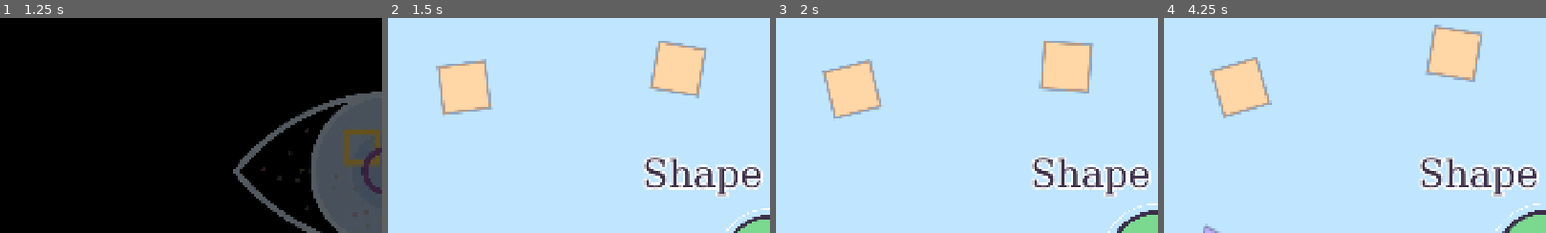
Above: before the commit, frames 1-4 (left to right).
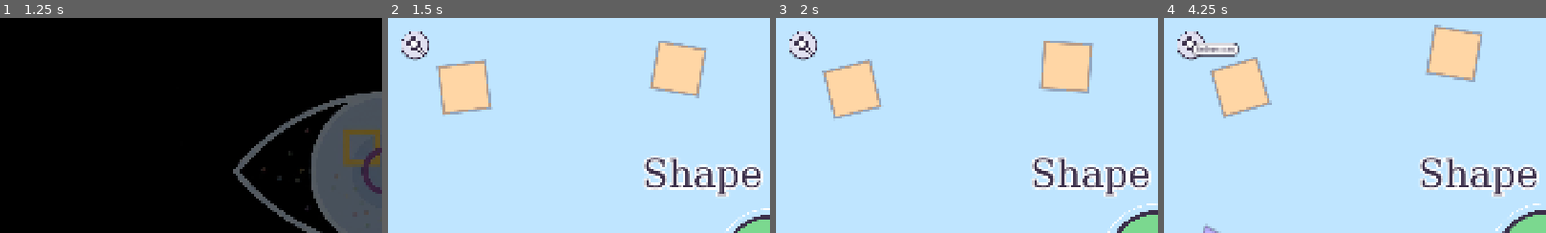
Above: after the commit, the same moments.

Repository: ooooonnnnn/Colorblind-Shape-Match
Game: Godot game, scene res://splash.tscn
Two runs of this game, one before a commit and one after it. Both use one fixed random seed, a clock stepped at 60 frames per second and the inputs below.
Inputs (mouse positions are % of the whole screen's width and height, from its top left):
- Up to frame 1 (1.25 s): tap Enter (ui_accept) at 0.5, 0.77 s; move the mouse to (72, 45) at 0.52 s; click (72, 45) at 0.67 s
- Up to frame 2 (1.5 s): drag from (30, 55) to (45, 70) at 1.27 s
- Up to frame 3 (2 s): no input
- Up to frame 4 (4.25 s): click (4, 6) at 2.02 s; click (50, 57) at 2.75 s; click (3, 5) at 3.5 s
The pictures show only the part of the screen within x 0-50%, y 0-50%; the shares and areas given below are measured in that part.

Frame 1 is identical in both runs. In frame 2, 0.8% of the frame differs, in the area x 3-11%, y 6-20%; in frame 3, 0.8%; in frame 4, 1.4%, in the area x 3-20%, y 6-20%.

Commit message:
references

Diff:
--- a/menu.tscn
+++ b/menu.tscn
@@ -63,6 +63,20 @@
 script = ExtResource("3_toy_button")
 color = Color(0.482353, 0.847059, 0.560784, 1)
 
+[node name="References" type="Button" parent="."]
+custom_minimum_size = Vector2(72, 72)
+layout_mode = 0
+offset_left = 32.0
+offset_top = 32.0
+offset_right = 104.0
+offset_bottom = 104.0
+focus_mode = 0
+tooltip_text = "References"
+script = ExtResource("3_toy_button")
+picture = "magnifier"
+color = Color(0.878431, 0.878431, 0.941176, 1)
+hold_seconds = 2.0
+
 [node name="Stats" type="Button" parent="." unique_id=1375951149]
 custom_minimum_size = Vector2(72, 72)
 layout_mode = 1
--- /dev/null
+++ b/references.tscn
@@ -0,0 +1,83 @@
+[gd_scene format=3]
+
+[ext_resource type="Theme" path="res://ui_theme.tres" id="0_theme"]
+[ext_resource type="Script" path="res://scripts/references_screen.gd" id="1_references"]
+[ext_resource type="Script" path="res://scripts/toy_button.gd" id="2_toy_button"]
+
+[node name="References" type="Control"]
+layout_mode = 3
+anchors_preset = 15
+anchor_right = 1.0
+anchor_bottom = 1.0
+grow_horizontal = 2
+grow_vertical = 2
+theme = ExtResource("0_theme")
+script = ExtResource("1_references")
+
+[node name="Background" type="ColorRect" parent="."]
+layout_mode = 1
+anchors_preset = 15
+anchor_right = 1.0
+anchor_bottom = 1.0
+grow_horizontal = 2
+grow_vertical = 2
+mouse_filter = 2
+color = Color(0.74902, 0.898039, 1, 1)
+
+[node name="Margin" type="MarginContainer" parent="."]
+layout_mode = 1
+anchors_preset = 15
+anchor_right = 1.0
+anchor_bottom = 1.0
+grow_horizontal = 2
+grow_vertical = 2
+theme_override_constants/margin_left = 24
+theme_override_constants/margin_top = 16
+theme_override_constants/margin_right = 24
+theme_override_constants/margin_bottom = 24
+
+[node name="Rows" type="VBoxContainer" parent="Margin"]
+layout_mode = 2
+theme_override_constants/separation = 16
+
+[node name="Header" type="HBoxContainer" parent="Margin/Rows"]
+custom_minimum_size = Vector2(0, 72)
+layout_mode = 2
+theme_override_constants/separation = 20
+
+[node name="Back" type="Button" parent="Margin/Rows/Header"]
+unique_name_in_owner = true
+custom_minimum_size = Vector2(72, 72)
+layout_mode = 2
+tooltip_text = "Back to the menu"
+script = ExtResource("2_toy_button")
+picture = "house"
+color = Color(1, 0.705882, 0.635294, 1)
+
+[node name="Titles" type="VBoxContainer" parent="Margin/Rows/Header"]
+layout_mode = 2
+size_flags_horizontal = 3
+alignment = 1
+
+[node name="Title" type="Label" parent="Margin/Rows/Header/Titles"]
+layout_mode = 2
+theme_override_colors/font_outline_color = Color(1, 1, 1, 1)
+theme_override_constants/outline_size = 14
+theme_override_font_sizes/font_size = 40
+text = "References"
+
+[node name="Summary" type="Label" parent="Margin/Rows/Header/Titles"]
+layout_mode = 2
+theme_override_colors/font_color = Color(0.231373, 0.184314, 0.290196, 0.7)
+text = "The research the game is based on. Tap a link to open it."
+
+[node name="Scroll" type="ScrollContainer" parent="Margin/Rows"]
+layout_mode = 2
+size_flags_vertical = 3
+horizontal_scroll_mode = 0
+
+[node name="Cards" type="VBoxContainer" parent="Margin/Rows/Scroll"]
+unique_name_in_owner = true
+layout_mode = 2
+size_flags_horizontal = 3
+theme_override_constants/separation = 16
--- a/scripts/icons.gd
+++ b/scripts/icons.gd
@@ -42,6 +42,14 @@
 			return [Transform2D(PI / 4, Vector2.ZERO) * _scaled(PLUS, h)]
 		"check":
 			return [_scaled([[-0.8, 0.0], [-0.5, -0.3], [-0.2, 0.0], [0.5, -0.7], [0.8, -0.4], [-0.2, 0.6]], h)]
+		"magnifier":
+			# A lens up and to the left, with a rim, and a handle down to the right.
+			var lens := Vector2(-0.18, -0.18) * h
+			var along := Vector2(1, 1).normalized()
+			var across := Vector2(-along.y, along.x) * h * 0.14
+			var handle := PackedVector2Array([lens + along * h * 0.5 + across, lens + along * h * 1.3 + across,
+					lens + along * h * 1.3 - across, lens + along * h * 0.5 - across])
+			return [handle, Transform2D(0, lens) * _circle(h * 0.62), Transform2D(0, lens) * _circle(h * 0.44)]
 		"gear":
 			var gear := PackedVector2Array()
 			for i in 32:
--- a/scripts/menu.gd
+++ b/scripts/menu.gd
@@ -1,9 +1,10 @@
 extends Control
-## Title screen: a big play button for the child, and a chart and a gear for
-## grown-ups that only open the stats and config scenes after being held down
-## (see ToyButton).
+## Title screen: a big play button for the child, and a magnifying glass, a
+## chart and a gear for grown-ups that only open the references, stats and
+## config scenes after being held down (see ToyButton).
 
 @onready var play: ToyButton = $Center/Play
+@onready var references: ToyButton = $References
 @onready var stats: ToyButton = $Stats
 @onready var config: ToyButton = $Config
 @onready var decor: Control = $Decor
@@ -11,6 +12,7 @@
 
 func _ready() -> void:
 	play.activated.connect(_open.bind("res://main.tscn"))
+	references.activated.connect(_open.bind("res://references.tscn"))
 	stats.activated.connect(_open.bind("res://stats.tscn"))
 	config.activated.connect(_open.bind("res://config.tscn"))
 	decor.matched.connect(_on_triangle_fitted)
--- /dev/null
+++ b/scripts/references.gd
@@ -0,0 +1,107 @@
+extends RefCounted
+## The research the game is based on, in Vancouver style (as used in medicine),
+## grouped by the research areas of the three source articles. Each entry is
+## {text, url}; the details were checked against PubMed, PubMed Central,
+## Crossref and the publishers' pages.
+
+const SECTIONS := [
+	{
+		"title": "Colorimetry, lighting and pediatric diagnosis with Ishihara plates",
+		"refs": [
+			{
+				"text": "Bailey JE, Neitz M, Tait DM, Neitz J. Evaluation of an updated HRR color vision test. Vis Neurosci. 2004;21(3):431-6. doi:10.1017/S0952523804213463",
+				"url": "https://www.cambridge.org/core/journals/visual-neuroscience/article/evaluation-of-an-updated-hrr-color-vision-test/F77726123785587992B2BB3CC9659F1A",
+			},
+			{
+				"text": "Richardson P, Saunders K, McClelland J. Colour vision testing made easy: how low can you go? Optom Pract. 2008;9(1).",
+				"url": "https://www.researchgate.net/publication/277729386_Colour_Vision_Testing_Made_Easy_How_Low_Can_You_Go",
+			},
+			{
+				"text": "Somers LP, Bosten JM. Screening for mild anomalous trichromacy using the Ishihara plates test. J Opt Soc Am A Opt Image Sci Vis. 2023;40(3):A208-19. doi:10.1364/JOSAA.476536",
+				"url": "https://www.researchgate.net/publication/367355741_Screening_for_mild_anomalous_trichromacy_using_the_Ishihara_plates_test",
+			},
+			{
+				"text": "Plutino A, Armellin L, Mazzoni A, Marcucci R, Rizzi A. Aging variations in Ishihara test plates. Color Res Appl. 2023;48(6):721-34. doi:10.1002/col.22877",
+				"url": "https://air.unimi.it/retrieve/handle/2434/983169/2444355/Color%20Research%20Application%20-%202023%20-%20Plutino%20-%20Aging%20variations%20in%20Ishihara%20test%20plates.pdf",
+			},
+			{
+				"text": "Samu K, Szakály-Molnár A. Efficient halogen lamp daylight simulator for color vision examination. Meas Sci Rev. 2011;11(5):139-43. doi:10.2478/v10048-011-0025-y",
+				"url": "https://www.researchgate.net/publication/258537748_Efficient_Halogen_Lamp_Daylight_Simulator_for_Color_Vision_Examination",
+			},
+			{
+				"text": "Fyfe C, Yu S, Zhang J, Reid M. RGB color correction and gamut limitations in smartphone-based kinetic analysis of chemical reactions. Anal Bioanal Chem. 2025;417(25):5753-70. doi:10.1007/s00216-025-06021-9",
+				"url": "https://pmc.ncbi.nlm.nih.gov/articles/PMC12528221/",
+			},
+			{
+				"text": "National Research Council (US) Committee on Vision. Procedures for testing color vision: report of Working Group 41. Washington (DC): National Academies Press (US); 1981. Theory of test construction.",
+				"url": "https://www.ncbi.nlm.nih.gov/books/NBK217816/",
+			},
+		],
+	},
+	{
+		"title": "User interfaces, ergonomics and game mechanics for young children",
+		"refs": [
+			{
+				"text": "Chen K. An interactive design framework for children's apps for enhancing emotional experience. Interact Comput. 2022;34(3):85-98. doi:10.1093/iwc/iwac042",
+				"url": "https://academic.oup.com/iwc/article/34/3/85/6964644",
+			},
+			{
+				"text": "McKnight L, Fitton D. Touch-screen technology for children: giving the right instructions and getting the right responses. In: Proceedings of the 9th International Conference on Interaction Design and Children (IDC '10). New York: ACM; 2010. p. 238-41. doi:10.1145/1810543.1810580",
+				"url": "https://www.researchgate.net/publication/221238365_Touch-screen_technology_for_children_Giving_the_right_instructions_and_getting_the_right_responses",
+			},
+			{
+				"text": "Nunes C, Darin T. Echoes of player experience: a literature review on audio assessment and player experience in games. Proc ACM Hum Comput Interact. 2024;8(CHI PLAY):1-27. doi:10.1145/3677069",
+				"url": "https://www.researchgate.net/publication/384951777_Echoes_of_Player_Experience_A_Literature_Review_on_Audio_Assessment_and_Player_Experience_in_Games",
+			},
+			{
+				"text": "Wagle S, Ghosh A, Karthic P, Ghosh A, Pervaiz T, Kapoor R, et al. Development and testing of a game-based digital intervention for working memory training in autism spectrum disorder. Sci Rep. 2021;11(1):13800. doi:10.1038/s41598-021-93258-w",
+				"url": "https://pmc.ncbi.nlm.nih.gov/articles/PMC8257736/",
+			},
+			{
+				"text": "Dulai KS, von Dornum M, Mollon JD, Hunt DM. The evolution of trichromatic color vision by opsin gene duplication in New World and Old World primates. Genome Res. 1999;9(7):629-38.",
+				"url": "https://genome.cshlp.org/content/9/7/629",
+			},
+		],
+	},
+	{
+		"title": "Epidemiology, molecular genetics and advanced treatments",
+		"refs": [
+			{
+				"text": "Mancuso K, Hauswirth WW, Li Q, Connor TB, Kuchenbecker JA, Mauck MC, et al. Gene therapy for red-green colour blindness in adult primates. Nature. 2009;461(7265):784-7. doi:10.1038/nature08401",
+				"url": "https://pmc.ncbi.nlm.nih.gov/articles/PMC2782927/",
+			},
+			{
+				"text": "Jordan G, Deeb SS, Bosten JM, Mollon JD. The dimensionality of color vision in carriers of anomalous trichromacy. J Vis. 2010;10(8):12. doi:10.1167/10.8.12",
+				"url": "https://pubmed.ncbi.nlm.nih.gov/20884587/",
+			},
+			{
+				"text": "Neitz M, Neitz J. Intermixing the OPN1LW and OPN1MW genes disrupts the exonic splicing code causing an array of vision disorders. Genes (Basel). 2021;12(8):1180. doi:10.3390/genes12081180",
+				"url": "https://www.mdpi.com/2073-4425/12/8/1180",
+			},
+			{
+				"text": "Wissinger B, Baumann B, Buena-Atienza E, Ravesh Z, Cideciyan AV, Stingl K, et al. The landscape of submicroscopic structural variants at the OPN1LW/OPN1MW gene cluster on Xq28 underlying blue cone monochromacy. Proc Natl Acad Sci U S A. 2022;119(27):e2115538119. doi:10.1073/pnas.2115538119",
+				"url": "https://pmc.ncbi.nlm.nih.gov/articles/PMC9271157/",
+			},
+			{
+				"text": "Fareed M, Anwar MA, Afzal M. Prevalence and gene frequency of color vision impairments among children of six populations from North Indian region. Genes Dis. 2015;2(2):211-8. doi:10.1016/j.gendis.2015.02.006",
+				"url": "https://pmc.ncbi.nlm.nih.gov/articles/PMC6150100/",
+			},
+			{
+				"text": "Mashige KP, van Staden DB. Prevalence of congenital colour vision deficiency among Black school children in Durban, South Africa. BMC Res Notes. 2019;12(1):324. doi:10.1186/s13104-019-4374-1",
+				"url": "https://pmc.ncbi.nlm.nih.gov/articles/PMC6558866/",
+			},
+			{
+				"text": "Griber YA, Paramei GV. Colour discrimination in post-COVID-19 observers assessed by the Farnsworth-Munsell 100-Hue test. Russian Psychological Journal. 2024;21(1):6-32. doi:10.21702/rpj.2024.1.1",
+				"url": "https://cyberleninka.ru/article/n/colour-discrimination-in-post-covid-19-observers-assessed-by-the-farnsworth-munsell-100-hue-test",
+			},
+			{
+				"text": "Almutairi NM, Aljohani SM, Hayes J, Kundart J, Alanazi MK, Citek K, et al. Evaluation of the efficacy of EnChroma filters for correcting color vision impairment. Journal of Pioneering Medical Sciences. 2024;13(2):129-36. doi:10.61091/jpms202413218",
+				"url": "https://jpmsonline.com/article/jpms-volume-13-issue-2-pages129-136-ra/",
+			},
+			{
+				"text": "Inciteful Med. Achromatopsia gene therapy: latest research & trials [Internet]. Inciteful Med; [updated 2026 Jul; cited 2026 Oct 19].",
+				"url": "https://incitefulmed.com/resources/guides/achromatopsia-diagnosis-parents/achromatopsia-gene-therapy-research/",
+			},
+		],
+	},
+]
--- /dev/null
+++ b/scripts/references_screen.gd
@@ -0,0 +1,55 @@
+extends Control
+## The references screen: a card per research area listing the sources the
+## game is based on (see References), numbered, each with a link that opens
+## in the browser.
+
+const References := preload("res://scripts/references.gd")
+const LINK := Color("2f6fb0")
+
+@onready var cards: VBoxContainer = %Cards
+@onready var back: ToyButton = %Back
+
+
+func _ready() -> void:
+	back.activated.connect(func():
+		await get_tree().create_timer(0.15).timeout  # let the button's pop play
+		get_tree().change_scene_to_file("res://menu.tscn")
+	)
+	var number := 1
+	for section in References.SECTIONS:
+		var card := PanelContainer.new()
+		var body := VBoxContainer.new()
+		body.add_theme_constant_override("separation", 12)
+		card.add_child(body)
+		var heading := Label.new()
+		heading.text = section.title
+		heading.autowrap_mode = TextServer.AUTOWRAP_WORD_SMART
+		heading.add_theme_font_size_override("font_size", 26)
+		body.add_child(heading)
+		for ref in section.refs:
+			body.add_child(_entry(number, ref))
+			number += 1
+		cards.add_child(card)
+
+
+## One numbered reference, its link underneath.
+func _entry(number: int, ref: Dictionary) -> RichTextLabel:
+	var entry := RichTextLabel.new()
+	entry.bbcode_enabled = true
+	entry.fit_content = true
+	entry.scroll_active = false
+	entry.autowrap_mode = TextServer.AUTOWRAP_WORD_SMART
+	entry.add_theme_font_size_override("normal_font_size", 18)
+	entry.add_theme_font_size_override("bold_font_size", 18)
+	entry.add_theme_color_override("default_color", Icons.INK)
+	entry.text = "[b]%d.[/b] %s\n[color=#%s][url=%s]%s[/url][/color]" % [
+			number, _escape(ref.text), LINK.to_html(false), ref.url, _escape(ref.url)]
+	entry.meta_clicked.connect(func(url): OS.shell_open(str(url)))
+	entry.meta_hover_started.connect(func(_url): entry.mouse_default_cursor_shape = Control.CURSOR_POINTING_HAND)
+	entry.meta_hover_ended.connect(func(_url): entry.mouse_default_cursor_shape = Control.CURSOR_ARROW)
+	return entry
+
+
+## Shows square brackets as text instead of reading them as markup.
+static func _escape(text: String) -> String:
+	return text.replace("[", "[lb]")
Not shown, added: scripts/references.gd.uid
Not shown, added: scripts/references_screen.gd.uid
